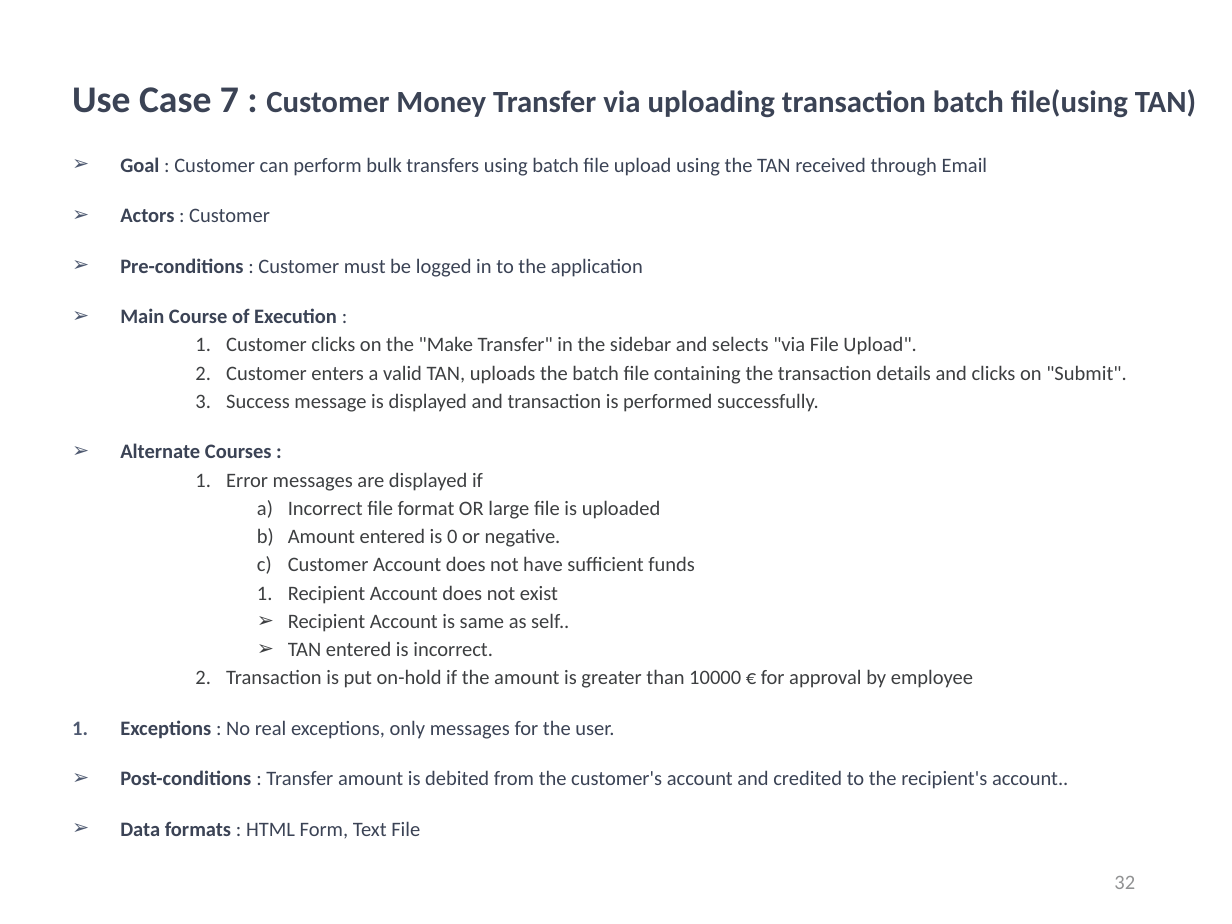
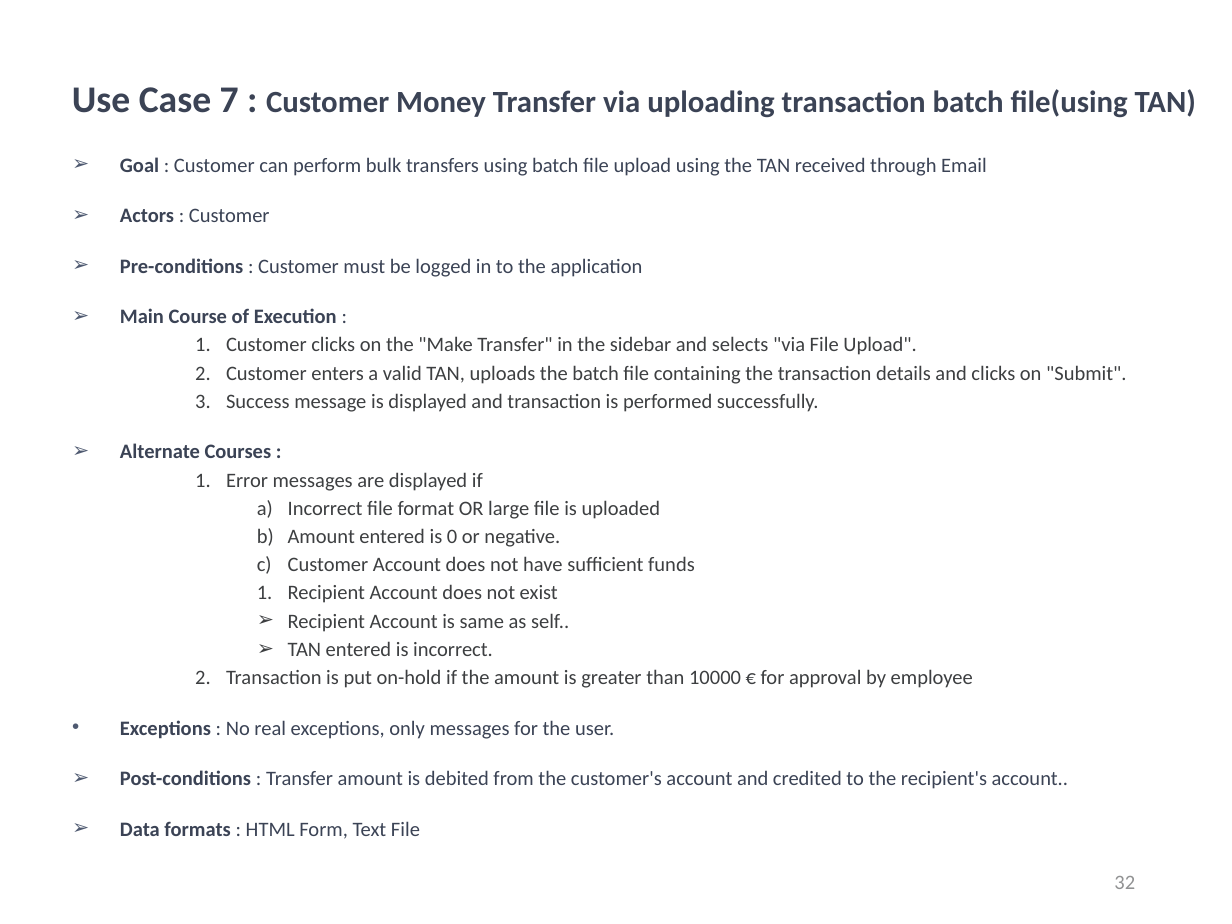
Before and after one commit to kwuerl/secure-coding-team-8, a slide deck: slide 32 of presentations/Phase3.ppt. Drawn at 1232x924 pixels with LibreOffice and Linux fonts; fonts in the diff are those of the drawing; background and template pictures are left out. Boxes give left, top, right and bottom in pixels: in the first picture for what was removed or moved away, otherwise in the second. Text is boxed around its words. In the diff, an @@ line names an element or a change of style, - is before the commit and + after.

```diff
--- a/presentations/Phase3.ppt
+++ b/presentations/Phase3.ppt
@@ text at (120,336,1126,739): bullet 1. to • @@
```
Also in this commit, not shown: 9 other slides changed.
